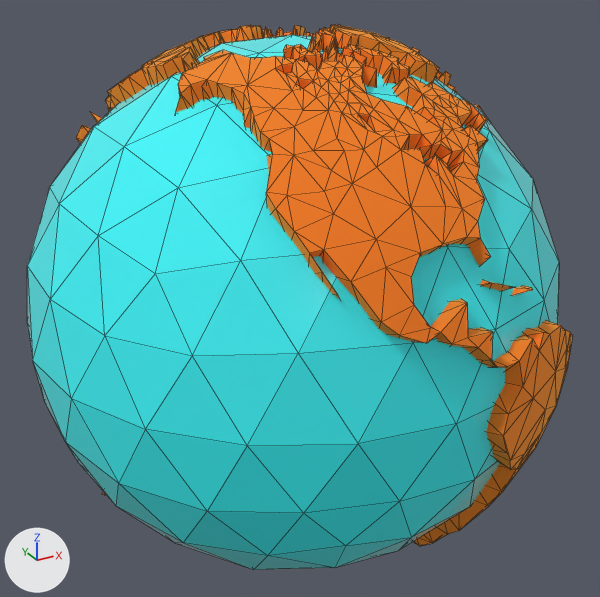
An edit to the FBX model public/lowpoly-earth.fbx, drawn before and after from the same camera.
Both versions are drawn from a 50 mm camera at (-1.409, -2.611, 1.317) aimed at (0.028, 0.003, 0.01). The lights are fixed; the arrows at lower left show +X, +Y and +Z. Mesh edges are drawn as thin lines. Where no turn or scale is listed for an object, it has been applied to the vertices.

Before the edit, the objects in view are built like this:
```python
mat_ocean = principled_material('Ocean')
mat_ocean.base_color = (0.0464, 0.975, 1.0)  # cyan #3dfcff
mat_ocean.roughness = 0.0984
me_icosphere_001 = bpy.data.meshes.new('Icosphere.001')
me_icosphere_001.from_pydata(...)  # an icosphere of 320 faces spanning x -1.0..1.0, y -1.0..1.0, z -1.0..1.0
me_icosphere_001.materials.append(mat_ocean)  # cyan #3dfcff
me_sphere_002 = bpy.data.meshes.new('Sphere.002')
me_sphere_002.from_pydata(...)  # 1937 vertices, 3806 faces; spans x -0.95..1.03, y -1.02..1.03, z -1.04..1.03
me_sphere_002.materials.append(mat_earth)  # orange #ffb450
ob_earth = bpy.data.objects.new('Earth', me_sphere_002)
ob_earth.location = (0.0, 0.0, 0.0)
ob_ocean = bpy.data.objects.new('Ocean', me_icosphere_001)
ob_ocean.location = (0.0, 0.0, 0.0)
```
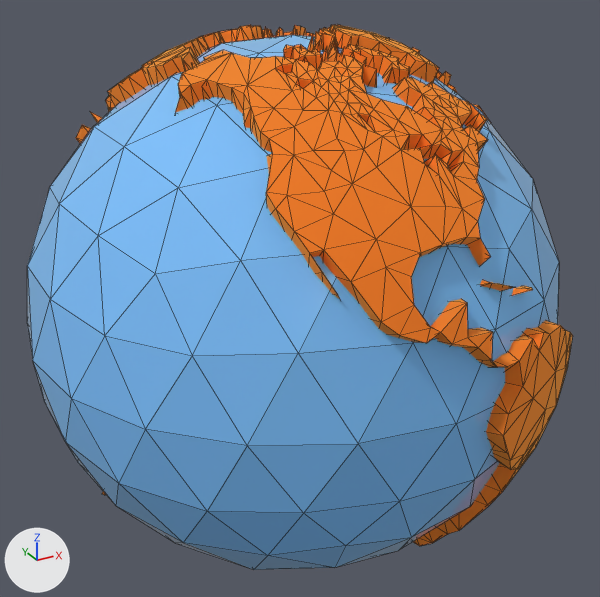
Location of each change, [x1, y1, x2, y2] in pixels of the pictures (600 x 597 px):
```json
{"object": "Ocean", "change": "recoloured", "before": [27, 35, 559, 570], "after": [27, 35, 559, 570], "on screen": "cyan to blue"}
```

Scene script edits in JSON lines:
```json
{"op": "set", "path": "mat_ocean.base_color", "old": "(0.0464, 0.975, 1.0)", "new": "(0.214, 0.557, 0.991)", "note": "cyan #3dfcff -> blue #7fc5fe"}
```
